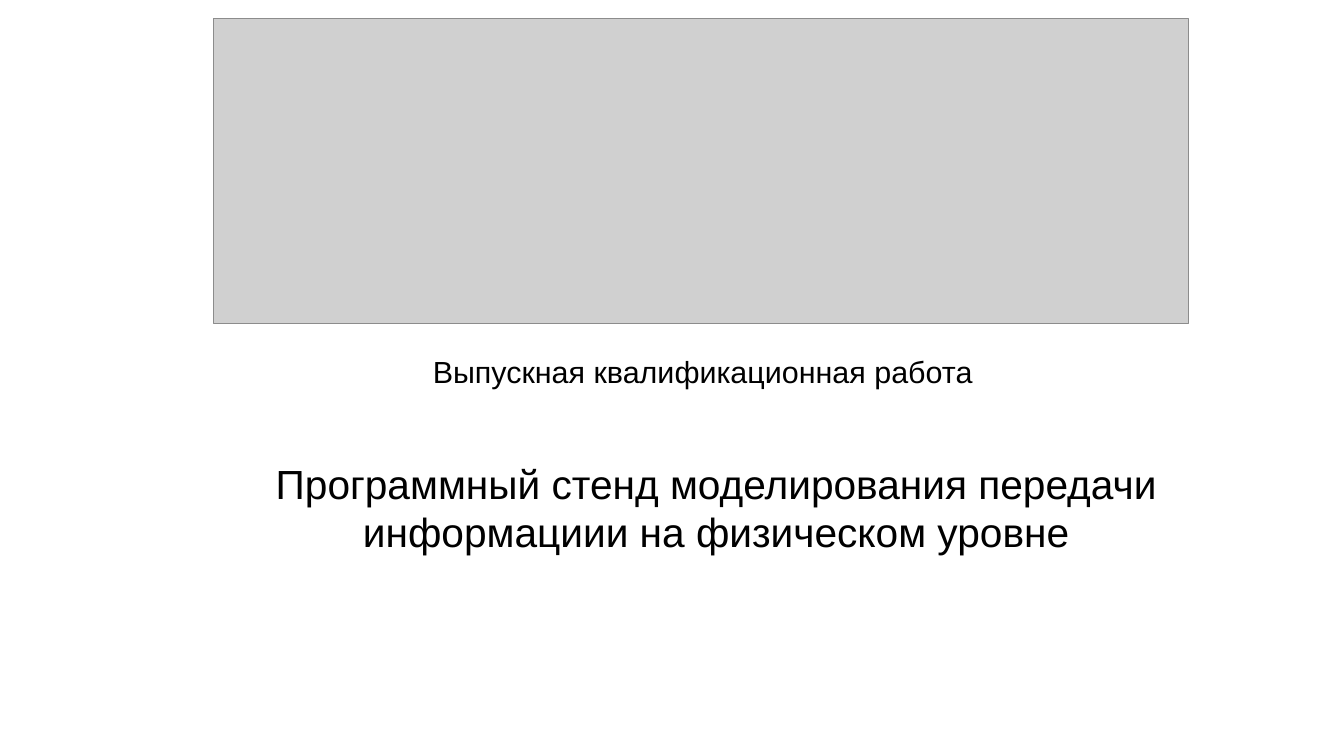
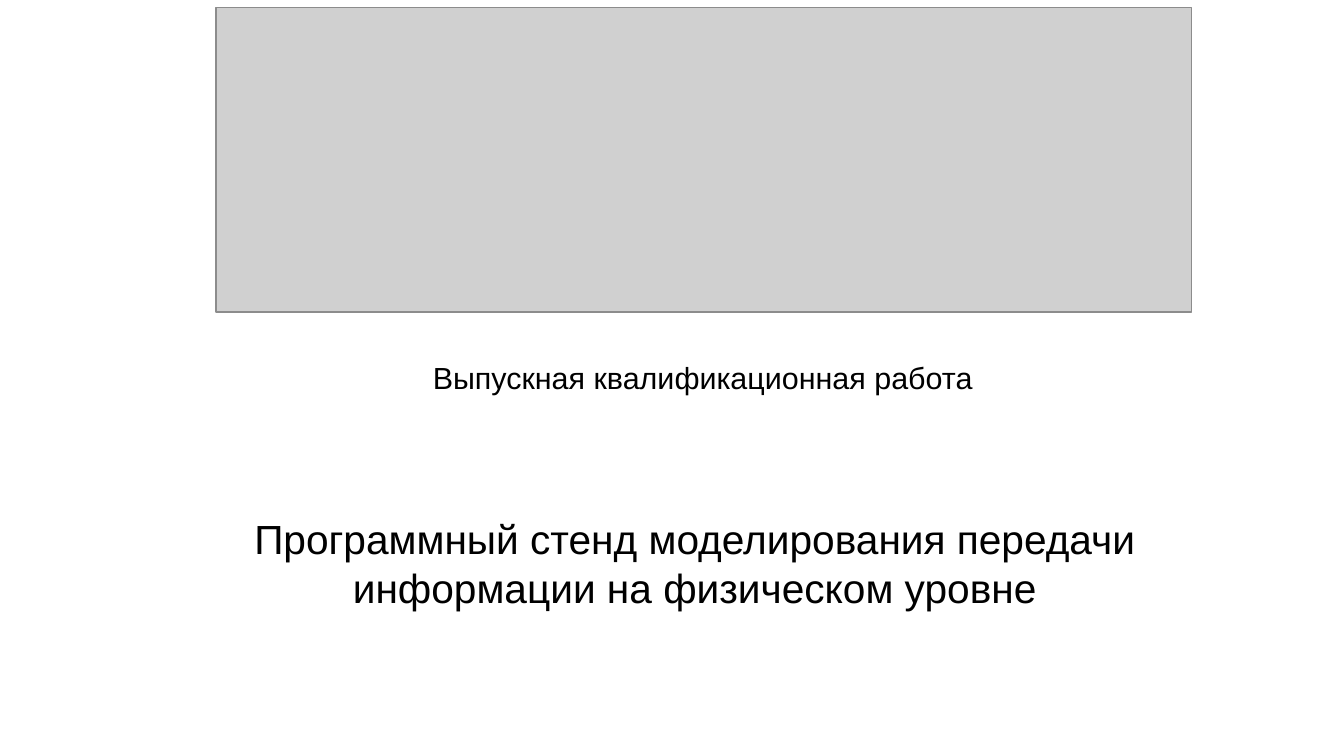
Before and after one commit to bestialyokel/diplom, a slide deck: slide 1 of диплом_отчет/prezent.pptx. Drawn at 1344x756 pixels with LibreOffice and Linux fonts; fonts in the diff are those of the drawing; grey boxes stand for pictures. Boxes give left, top, right and bottom in pixels: in the first picture for what was removed or moved away, otherwise in the second. Text is boxed around its words. In the diff, an @@ line names an element or a change of style, - is before the commit and + after.

```diff
--- a/диплом_отчет/prezent.pptx
+++ b/диплом_отчет/prezent.pptx
@@ picture: place and size @@
-picture at <box>213,18,1189,323</box>
+picture at <box>216,7,1192,312</box>
@@ text "Выпускная квалификационная работа": place and size @@
-text "Выпускная квалификационная работа" at <box>433,360,972,389</box>
+text "Выпускная квалификационная работа" at <box>433,366,972,395</box>
@@ text at <box>254,523,1135,610</box>: text changed @@
-Программный стенд моделирования передачи информациии на физическом уровне
+Программный стенд моделирования передачи информации на физическом уровне
```
Also in this commit, not shown: 6 other files.
